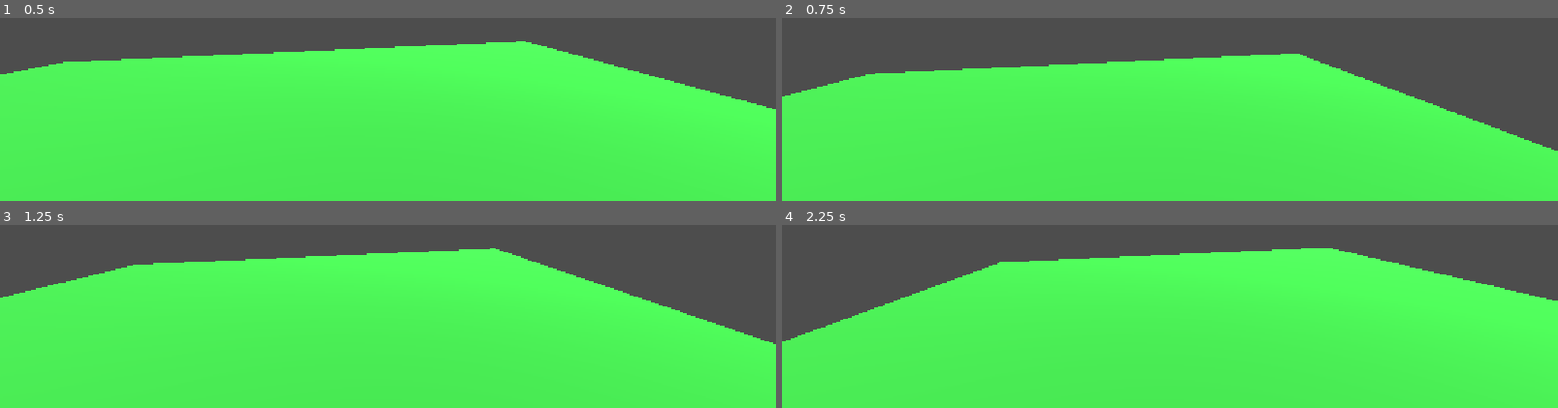
Above: before the commit, frames 1-4 (two rows, left to right).
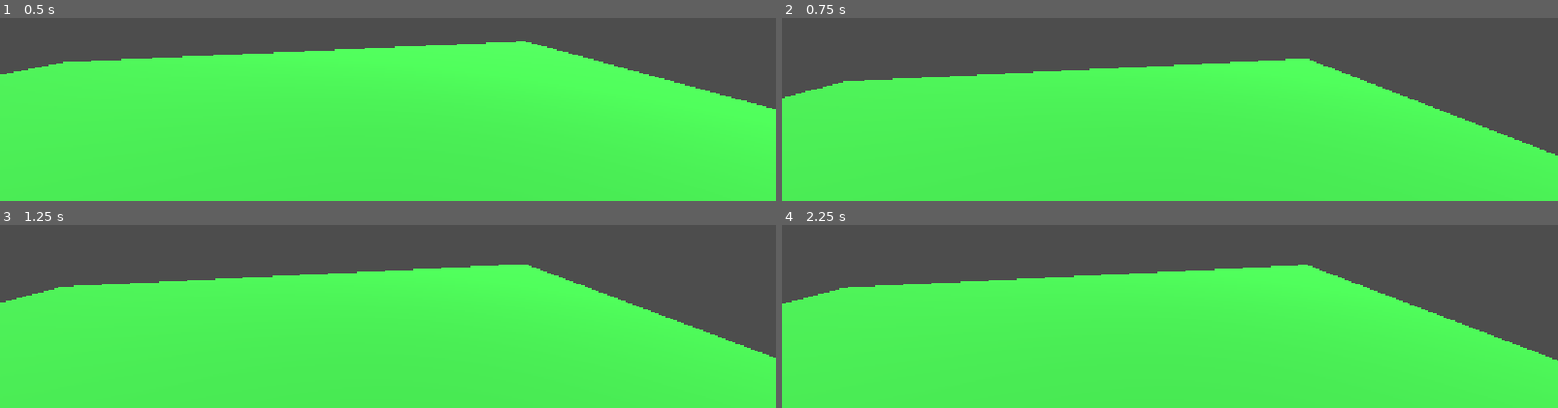
Above: after the commit, the same moments.

Repository: JustMan444/Game
Game: Godot game, scene res://scenes/world.tscn
Same seed, same stepped clock (60 frames per second), same inputs: the game is played once before the commit and once after it.
Inputs:
- Up to frame 1 (0.5 s): no input
- Up to frame 2 (0.75 s): tap Enter (ui_accept) at 0.5 s; hold Right (ui_right) from 0.53 s (still down)
- Up to frame 3 (1.25 s): keep holding Right (ui_right); tap Enter (ui_accept) at 0.77 s
- Up to frame 4 (2.25 s): release Right (ui_right) at 1.28 s; hold Down (ui_down) 1.28-2.03 s; tap Enter (ui_accept) at 1.52 s; hold Right (ui_right) from 2.03 s (still down)

Frame 1 is identical in both runs. In frame 2, 2.5% of the frame differs, in the area x 0-100%, y 19-76%; in frame 3, 7.2%; in frame 4, 14%, in the area x 0-100%, y 12-75%.

Commit message:
HAHAHAHHA RIBA
Its just riba or fish but i do normal control!

Diff:
--- a/project.godot
+++ b/project.godot
@@ -20,6 +20,29 @@
 window/stretch/mode="canvas_items"
 window/stretch/aspect="expand"
 
+[input]
+
+move_left={
+"deadzone": 0.2,
+"events": [Object(InputEventKey,"resource_local_to_scene":false,"resource_name":"","device":-1,"window_id":0,"alt_pressed":false,"shift_pressed":false,"ctrl_pressed":false,"meta_pressed":false,"pressed":false,"keycode":0,"physical_keycode":65,"key_label":0,"unicode":97,"location":0,"echo":false,"script":null)
+]
+}
+move_right={
+"deadzone": 0.2,
+"events": [Object(InputEventKey,"resource_local_to_scene":false,"resource_name":"","device":-1,"window_id":0,"alt_pressed":false,"shift_pressed":false,"ctrl_pressed":false,"meta_pressed":false,"pressed":false,"keycode":0,"physical_keycode":68,"key_label":0,"unicode":100,"location":0,"echo":false,"script":null)
+]
+}
+move_forward={
+"deadzone": 0.2,
+"events": [Object(InputEventKey,"resource_local_to_scene":false,"resource_name":"","device":-1,"window_id":0,"alt_pressed":false,"shift_pressed":false,"ctrl_pressed":false,"meta_pressed":false,"pressed":false,"keycode":0,"physical_keycode":87,"key_label":0,"unicode":119,"location":0,"echo":false,"script":null)
+]
+}
+move_back={
+"deadzone": 0.2,
+"events": [Object(InputEventKey,"resource_local_to_scene":false,"resource_name":"","device":-1,"window_id":0,"alt_pressed":false,"shift_pressed":false,"ctrl_pressed":false,"meta_pressed":false,"pressed":false,"keycode":0,"physical_keycode":83,"key_label":0,"unicode":115,"location":0,"echo":false,"script":null)
+]
+}
+
 [physics]
 
 3d/physics_engine="Jolt Physics"
--- a/scripts/Player/player.gd
+++ b/scripts/Player/player.gd
@@ -16,7 +16,7 @@
 
 	# Get the input direction and handle the movement/deceleration.
 	# As good practice, you should replace UI actions with custom gameplay actions.
-	var input_dir := Input.get_vector("ui_left", "ui_right", "ui_up", "ui_down")
+	var input_dir := Input.get_vector("move_left", "move_right", "move_forward", "move_back")
 	var direction := (transform.basis * Vector3(input_dir.x, 0, input_dir.y)).normalized()
 	if direction:
 		velocity.x = direction.x * SPEED
